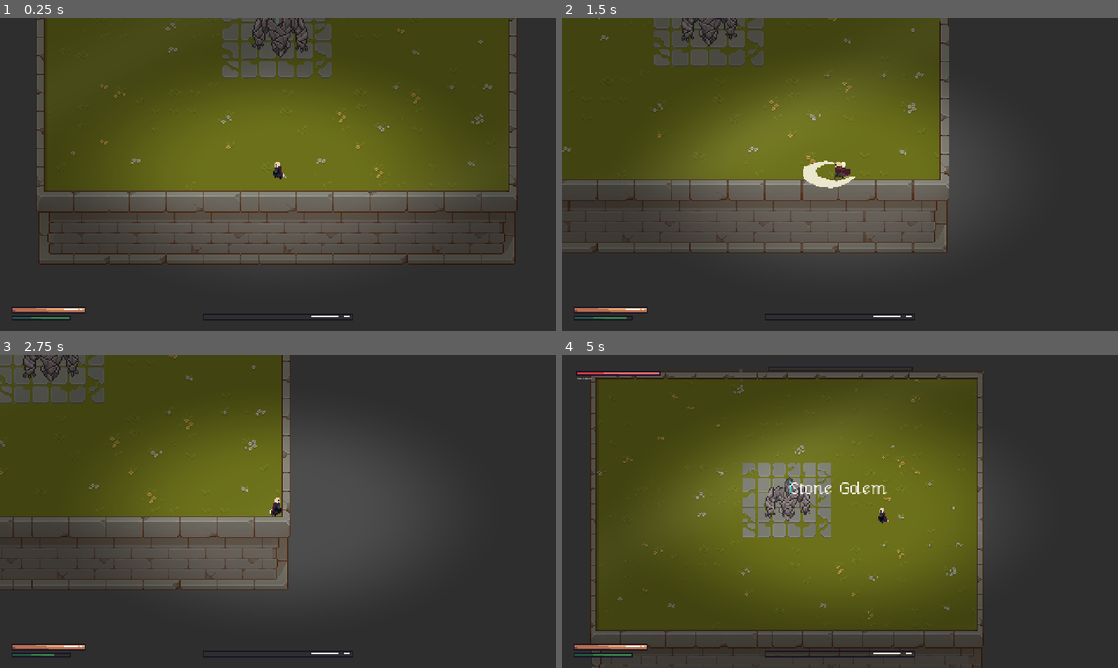
Above: before the commit, frames 1-4 (two rows, left to right).
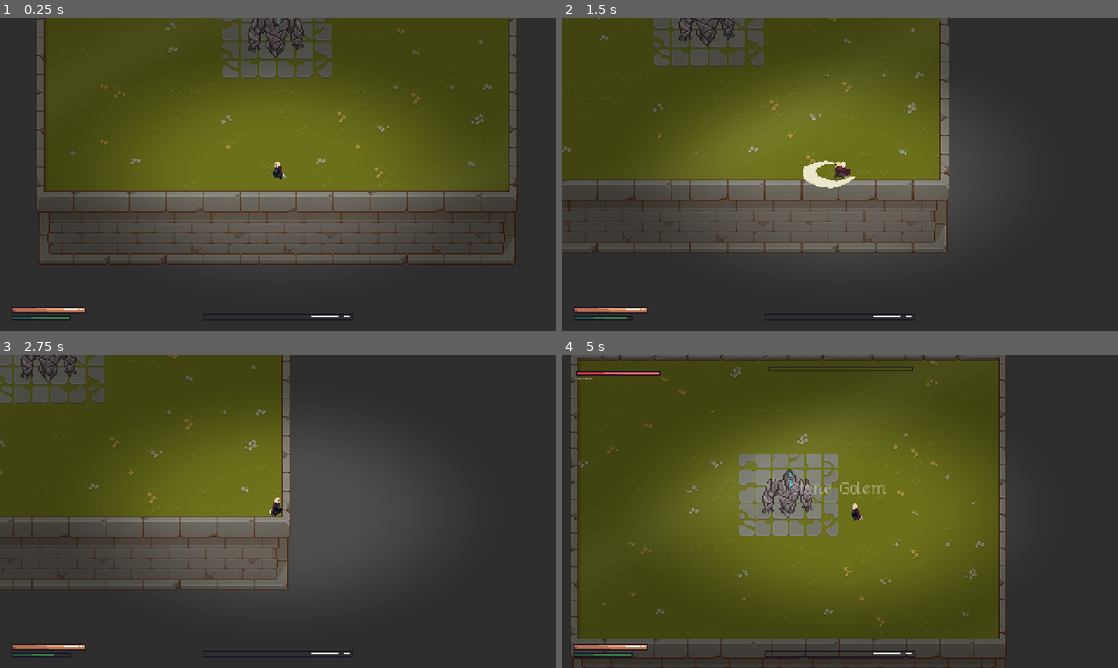
Above: after the commit, the same moments.

Repository: vyskof/parrybound
Game: Godot game, scene res://world_2.tscn
The game is run twice, just before and just after one commit, with the same random seed, the same clock (stepped at 60 frames per second) and the same inputs. This scene is started directly instead of the project's main scene.
Inputs (mouse positions are in pixels of both pictures, inside the frame that each line leads up to):
- Up to frame 1 (0.25 s): no input
- Up to frame 2 (1.5 s): move the mouse to (962, 158) at 0.52 s; hold Right (ui_right) 0.53-1.28 s; hold E (interact) 0.53-1.28 s; move the mouse to (728, 190) at 1.27 s; hold Down (ui_down) from 1.28 s (still down); click (728, 190) at 1.35 s
- Up to frame 3 (2.75 s): tap E (interact) at 1.55 s; move the mouse to (333, 442) at 2.02 s; release Down (ui_down) at 2.03 s; hold Right (ui_right) from 2.03 s (still down); hold E (interact) from 2.03 s (still down); tap Space (dodge) at 2.1 s
- Up to frame 4 (5 s): move the mouse to (812, 574) at 2.77 s; release Right (ui_right) at 2.78 s; release E (interact) at 2.78 s; hold Up (ui_up) 2.78-3.53 s; tap E (interact) at 2.85, 3.8, 4.35 s; move the mouse to (1006, 558) at 3.52 s; hold Right mouse button (parry) 3.53-4.28 s; hold Left (ui_left) from 3.53 s (still down); move the mouse to (673, 464) at 4.27 s

The runs differ from the first frame. In frame 1, 0.6% of the frame differs, in the area x 44-56%, y 0-13%; in frame 2, 0.4%; in frame 3, 0.4%; in frame 4, 20%, in the area x 1-80%, y 0-100%.
Error in both runs: Invalid access to property or key 'world' on a base object of type 'Dictionary'. (res://saving_system/game_manager.gd:182)

Commit message:
pridavani noveho hubu

Diff:
--- a/boss - golem/golem_boss.tscn
+++ b/boss - golem/golem_boss.tscn
@@ -511,7 +511,7 @@
 height = 42.0
 
 [sub_resource type="RectangleShape2D" id="RectangleShape2D_6fvac"]
-size = Vector2(200, 200)
+size = Vector2(126, 120)
 
 [sub_resource type="RectangleShape2D" id="RectangleShape2D_hkg3k"]
 size = Vector2(27, 50)
--- /dev/null
+++ b/hub.tscn
@@ -0,0 +1,45 @@
+[gd_scene format=3 uid="uid://o5s86wdefo1s"]
+
+[ext_resource type="Script" uid="uid://bbamnmk1r57l0" path="res://hub_world.gd" id="1_ysrp0"]
+[ext_resource type="PackedScene" uid="uid://d0do6ydtqdbnr" path="res://character/character.tscn" id="2_6eldl"]
+[ext_resource type="PackedScene" uid="uid://bxusj8cay2d36" path="res://world_shared/campfire.tscn" id="3_8xurw"]
+[ext_resource type="PackedScene" uid="uid://bsnjapf8kgpfa" path="res://world_shared/portal.tscn" id="4_n8ovw"]
+
+[node name="Hub" type="Node2D" unique_id=391624103]
+script = ExtResource("1_ysrp0")
+
+[node name="ColorRect" type="ColorRect" parent="." unique_id=2043150069]
+anchors_preset = -1
+anchor_left = -160.0
+anchor_top = -90.0
+anchor_right = 160.0
+anchor_bottom = 90.0
+offset_right = 40.0
+offset_bottom = 40.0
+color = Color(0.5657284, 0.50638646, 0.4366271, 1)
+
+[node name="DefaultSpawn" type="Node2D" parent="." unique_id=1676055927]
+position = Vector2(0, 40)
+
+[node name="FromWorld1Spawn" type="Node2D" parent="." unique_id=1597175289]
+position = Vector2(-60, 0)
+
+[node name="FromWorld2Spawn" type="Node2D" parent="." unique_id=507214958]
+position = Vector2(60, 0)
+
+[node name="character" parent="." unique_id=1833139929 instance=ExtResource("2_6eldl")]
+position = Vector2(0, 40)
+
+[node name="Campfire" parent="." unique_id=1334063282 instance=ExtResource("3_8xurw")]
+position = Vector2(0, -10)
+
+[node name="PortalToWorld1" parent="." unique_id=936344337 instance=ExtResource("4_n8ovw")]
+position = Vector2(-60, 20)
+destination_scene = "res://world.tscn"
+destination_spawn = "FromHubSpawn"
+portal_id = "portal_hub_to_world1"
+
+[node name="PortalToWorld2" parent="." unique_id=1519346330 instance=ExtResource("4_n8ovw")]
+position = Vector2(60, 20)
+destination_spawn = "PlayerSpawn"
+portal_id = "portal_hub_to_world2"
--- /dev/null
+++ b/hub_world.gd
@@ -0,0 +1,6 @@
+class_name HubWorld extends Node2D
+
+@onready var character: CharacterBody2D = $character
+
+func _ready() -> void:
+	SpawnPointUtil.apply(character, self, GameManager.get_current_spawn_point())
--- a/saving_system/game_manager.gd
+++ b/saving_system/game_manager.gd
@@ -51,7 +51,7 @@
 		},
 		"world": {
 			"current_scene":  "res://world.tscn",
-			"spawn_point":    "default",       # jméno Node2D spawn markeru ve scéně
+			"spawn_point":    "DefaultSpawn",       # jméno Node2D spawn markeru ve scéně
 			"defeated_bosses": [],             # ["grim_reaper", "golem", ...]
 			"seen_intros":    [],              # # ["grim_reaper", "golem", ...] — boss intro cutscéna se přehraje jen jednou
 			"unlocked_portals": [],            # pro budoucí použití
@@ -276,7 +276,11 @@
 func get_area_display_name(scene_path: String) -> String:
 	var names := {
 		"res://world.tscn":   "Catacombs",
-		"res://world_2.tscn": "Stone Halls"
+		"res://world_2.tscn": "Stone Halls",
+		"res://hub.tscn":     "Sanctuary"
 		# Přidej sem nové mapy
 	}
 	return names.get(scene_path, "Unknown Area")
+
+func get_current_spawn_point() -> String:
+	return save_data.get("world", {}).get("spawn_point", "DefaultSpawn")
--- /dev/null
+++ b/shared(other)/spawn_point_util.gd
@@ -0,0 +1,11 @@
+class_name SpawnPointUtil
+
+static func apply(character: Node2D, root: Node, spawn_point: String) -> void:
+	if not character or not root:
+		return
+	var marker_name := "DefaultSpawn" if spawn_point == "default" or spawn_point.is_empty() else spawn_point
+	var marker: Node2D = root.get_node_or_null(marker_name)
+	if not marker:
+		marker = root.get_node_or_null("DefaultSpawn")
+	if marker:
+		character.global_position = marker.global_position
--- /dev/null
+++ b/ui/campfire_menu.gd
@@ -0,0 +1,62 @@
+class_name CampfireMenu extends CanvasLayer
+
+signal closed
+
+@onready var _main_options: VBoxContainer = $VBoxContainer
+@onready var _travel_list: VBoxContainer = $TravelList
+@onready var _rest_button: Button = $VBoxContainer/RestButton
+@onready var _travel_button: Button = $VBoxContainer/TravelButton
+@onready var _cancel_button: Button = $VBoxContainer/CancelButton
+@onready var _world1_button: Button = $TravelList/World1Button
+@onready var _world2_button: Button = $TravelList/World2Button
+@onready var _back_button: Button = $TravelList/BackButton
+
+func _ready() -> void:
+	process_mode = Node.PROCESS_MODE_ALWAYS
+	get_tree().paused = true
+	_travel_list.visible = false
+
+	_rest_button.pressed.connect(_on_rest_pressed)
+	_travel_button.pressed.connect(_on_travel_pressed)
+	_cancel_button.pressed.connect(_on_cancel_pressed)
+	_world1_button.pressed.connect(_on_travel_to.bind("res://world.tscn"))
+	_world2_button.pressed.connect(_on_travel_to.bind("res://world_2.tscn"))
+	_back_button.pressed.connect(_on_travel_back_pressed)
+
+func _on_rest_pressed() -> void:
+	var player := get_tree().get_first_node_in_group("player")
+	if player and player.stats:
+		player.stats.health  = player.stats.max_health
+		player.stats.stamina = player.stats.max_stamina
+		player.stats.posture = 0.0
+	GameManager.save_to_slot()
+	_close()
+
+func _on_travel_pressed() -> void:
+	_main_options.visible = false
+	_travel_list.visible = true
+
+func _on_travel_back_pressed() -> void:
+	_travel_list.visible = false
+	_main_options.visible = true
+
+func _on_travel_to(scene_path: String) -> void:
+	GameManager.travel_to(scene_path, _spawn_for(scene_path))
+	get_tree().paused = false
+	queue_free()
+
+func _spawn_for(scene_path: String) -> String:
+	match scene_path:
+		"res://world.tscn":
+			return "FromHubSpawn"
+		"res://world_2.tscn":
+			return "PlayerSpawn"
+	return "DefaultSpawn"
+
+func _on_cancel_pressed() -> void:
+	_close()
+
+func _close() -> void:
+	get_tree().paused = false
+	closed.emit()
+	queue_free()
--- /dev/null
+++ b/ui/campfire_menu.tscn
@@ -0,0 +1,71 @@
+[gd_scene format=3 uid="uid://607y4devi317"]
+
+[ext_resource type="Script" uid="uid://c6b84el6th72u" path="res://ui/campfire_menu.gd" id="1_usipb"]
+
+[node name="CampfireMenu" type="CanvasLayer" unique_id=293438418]
+layer = 10
+script = ExtResource("1_usipb")
+
+[node name="Background" type="ColorRect" parent="." unique_id=87656017]
+anchors_preset = 15
+anchor_right = 1.0
+anchor_bottom = 1.0
+grow_horizontal = 2
+grow_vertical = 2
+color = Color(0, 0, 0, 0.4)
+
+[node name="VBoxContainer" type="VBoxContainer" parent="." unique_id=444299643]
+anchors_preset = 8
+anchor_left = 0.5
+anchor_top = 0.5
+anchor_right = 0.5
+anchor_bottom = 0.5
+offset_left = -20.0
+offset_top = -20.0
+offset_right = 20.0
+offset_bottom = 20.0
+grow_horizontal = 2
+grow_vertical = 2
+
+[node name="TitleLabel" type="Label" parent="VBoxContainer" unique_id=1356175091]
+layout_mode = 2
+text = "Campfire"
+horizontal_alignment = 1
+
+[node name="RestButton" type="Button" parent="VBoxContainer" unique_id=354412529]
+layout_mode = 2
+text = "Rest"
+
+[node name="TravelButton" type="Button" parent="VBoxContainer" unique_id=1261443635]
+layout_mode = 2
+text = "Travel
+"
+
+[node name="CancelButton" type="Button" parent="VBoxContainer" unique_id=1755201868]
+layout_mode = 2
+text = "Leave"
+
+[node name="VBoxContainer2" type="VBoxContainer" parent="." unique_id=501539608]
+anchors_preset = 8
+anchor_left = 0.5
+anchor_top = 0.5
+anchor_right = 0.5
+anchor_bottom = 0.5
+offset_left = -20.0
+offset_top = -20.0
+offset_right = 20.0
+offset_bottom = 20.0
+grow_horizontal = 2
+grow_vertical = 2
+
+[node name="World1Button" type="Button" parent="VBoxContainer2" unique_id=392325538]
+layout_mode = 2
+text = "Catacombs"
+
+[node name="World2Button" type="Button" parent="VBoxContainer2" unique_id=1991686141]
+layout_mode = 2
+text = "Stone Halls"
+
+[node name="BackButton" type="Button" parent="VBoxContainer2" unique_id=1442162843]
+layout_mode = 2
+text = "Back"
--- a/world.tscn
+++ b/world.tscn
@@ -3131,5 +3131,17 @@
 volume_db = -12.0
 script = ExtResource("7_pkg7o")
 
+[node name="DefaultSpawn" type="Node2D" parent="." unique_id=277991110]
+position = Vector2(161, 90)
+
+[node name="FromHubSpawn" type="Node2D" parent="." unique_id=1146051500]
+position = Vector2(161, 90)
+
+[node name="PortalToHub" parent="." unique_id=936344337 instance=ExtResource("5_036b0")]
+position = Vector2(120, 90)
+destination_scene = "res://hub.tscn"
+destination_spawn = "FromWorld1Spawn"
+portal_id = "portal_world1_to_hub"
+
 [connection signal="boss_defeated" from="GrimBoss" to="." method="_on_boss_defeated"]
 [connection signal="encounter_started" from="GrimBoss" to="." method="_on_boss_encounter_started"]
--- a/world_1/world.gd
+++ b/world_1/world.gd
@@ -5,6 +5,7 @@
 @export var reverb_room_size: float = 0.45
 @onready var portal_spawn_point: Node2D = $PortalSpawnPoint
 @onready var grim_boss: CharacterBody2D = $GrimBoss
+@onready var character: CharacterBody2D = $character
 
 var _reverb_effect: AudioEffectReverb
 var _reverb_bus_index: int = -1
@@ -12,6 +13,7 @@
 
 func _ready() -> void:
 	_apply_arena_reverb()
+	SpawnPointUtil.apply(character, self, GameManager.get_current_spawn_point())
 	if GameManager.is_boss_defeated("grim_reaper"):
 		grim_boss.queue_free()
 		_spawn_portal()
@@ -47,6 +49,9 @@
 	if portal_scene == null:
 		return
 	var portal := portal_scene.instantiate()
+	portal.destination_scene = "res://hub.tscn"
+	portal.destination_spawn = "FromWorld1Spawn"
+	portal.portal_id = "portal_world1_reward"
 	add_child(portal)
 	portal.global_position = portal_spawn_point.global_position
 	portal.scale = Vector2.ZERO
--- a/world_2.tscn
+++ b/world_2.tscn
@@ -685,12 +685,13 @@
 tile_set = SubResource("TileSet_3m1hs")
 
 [node name="GolemBoss" parent="." unique_id=323223813 instance=ExtResource("3_hlada")]
-position = Vector2(162, 89)
+position = Vector2(160, 89)
 
 [node name="Character" parent="." unique_id=1833139929 instance=ExtResource("1_u5ktm")]
 position = Vector2(161, 210)
 
 [node name="PlayerSpawn" type="Node2D" parent="." unique_id=1003700176]
+position = Vector2(160, -20)
 
 [node name="PortalSpawnPoint" type="Node2D" parent="." unique_id=266567738]
 position = Vector2(160, -30)
@@ -702,5 +703,14 @@
 stream = ExtResource("9_ngp3s")
 script = ExtResource("9_eiokd")
 
+[node name="DefaultSpawn" type="Node2D" parent="." unique_id=312791329]
+position = Vector2(161, 210)
+
+[node name="Portal" parent="." unique_id=936344337 instance=ExtResource("6_mv2s0")]
+position = Vector2(200, 210)
+destination_scene = "res://hub.tscn"
+destination_spawn = "FromWorld2Spawn"
+portal_id = "portal_world2_to_hub"
+
 [connection signal="boss_defeated" from="GolemBoss" to="." method="_on_boss_defeated"]
 [connection signal="encounter_started" from="GolemBoss" to="." method="_on_boss_encounter_started"]
--- a/world_2/world_2.gd
+++ b/world_2/world_2.gd
@@ -6,12 +6,14 @@
 @export var reverb_room_size: float = 0.75
 @onready var golem_boss: CharacterBody2D = $GolemBoss
 @onready var portal_spawn_point: Node2D = $PortalSpawnPoint
+@onready var character: CharacterBody2D = $Character
 
 var _reverb_effect: AudioEffectReverb
 var _reverb_bus_index: int = -1
 
 func _ready() -> void:
 	_apply_arena_reverb()
+	SpawnPointUtil.apply(character, self, GameManager.get_current_spawn_point())
 	if GameManager.is_boss_defeated("golem"):
 		golem_boss.queue_free()
 		_spawn_portal()
@@ -48,6 +50,9 @@
 		return
 
 	var portal := portal_scene.instantiate()
+	portal.destination_scene = "res://hub.tscn"
+	portal.destination_spawn = "FromWorld2Spawn"
+	portal.portal_id = "portal_world2_reward"
 	add_child(portal)
 	portal.global_position = portal_spawn_point.global_position
 
--- /dev/null
+++ b/world_shared/campfire.gd
@@ -0,0 +1,41 @@
+extends Area2D
+
+const CampfireMenu := preload("res://ui/campfire_menu.tscn")
+
+@onready var label: Label = $Label
+
+var _player_nearby: bool = false
+var _menu_open: bool = false
+
+func _ready() -> void:
+	body_entered.connect(_on_body_entered)
+	body_exited.connect(_on_body_exited)
+	label.visible = false
+	label.text = "[ E ] Rest"
+
+func _unhandled_input(event: InputEvent) -> void:
+	if _player_nearby and not _menu_open and event.is_action_pressed("interact"):
+		_open_menu()
+
+func _on_body_entered(body: Node2D) -> void:
+	if body.is_in_group("player"):
+		_player_nearby = true
+		if not _menu_open:
+			label.visible = true
+
+func _on_body_exited(body: Node2D) -> void:
+	if body.is_in_group("player"):
+		_player_nearby = false
+		label.visible = false
+
+func _open_menu() -> void:
+	_menu_open = true
+	label.visible = false
+	var menu := CampfireMenu.instantiate()
+	get_tree().root.add_child(menu)
+	menu.closed.connect(_on_menu_closed)
+
+func _on_menu_closed() -> void:
+	_menu_open = false
+	if _player_nearby:
+		label.visible = true
--- /dev/null
+++ b/world_shared/campfire.tscn
@@ -0,0 +1,30 @@
+[gd_scene format=3 uid="uid://bxusj8cay2d36"]
+
+[ext_resource type="Script" uid="uid://5rnx7u02h8cl" path="res://world_shared/campfire.gd" id="1_hks2d"]
+
+[sub_resource type="CircleShape2D" id="CircleShape2D_g4v7s"]
+radius = 18.0
+
+[node name="Campfire" type="Area2D" unique_id=1334063282]
+collision_layer = 0
+collision_mask = 3
+script = ExtResource("1_hks2d")
+
+[node name="CollisionShape2D" type="CollisionShape2D" parent="." unique_id=814316091]
+shape = SubResource("CircleShape2D_g4v7s")
+
+[node name="Placeholder" type="ColorRect" parent="." unique_id=1154652336]
+offset_left = -4.0
+offset_top = -4.0
+offset_right = 4.0
+offset_bottom = 4.0
+color = Color(0.9551545, 0.734698, 0.3491902, 1)
+
+[node name="Label" type="Label" parent="." unique_id=587621947]
+offset_left = -14.0
+offset_top = -24.0
+offset_right = 14.0
+offset_bottom = -10.0
+theme_override_font_sizes/font_size = 3
+text = "[ E ] Rest"
+horizontal_alignment = 1
Not shown, added: hub_world.gd.uid
Not shown, added: shared(other)/spawn_point_util.gd.uid
Not shown, added: ui/campfire_menu.gd.uid
Not shown, added: world_shared/campfire.gd.uid
